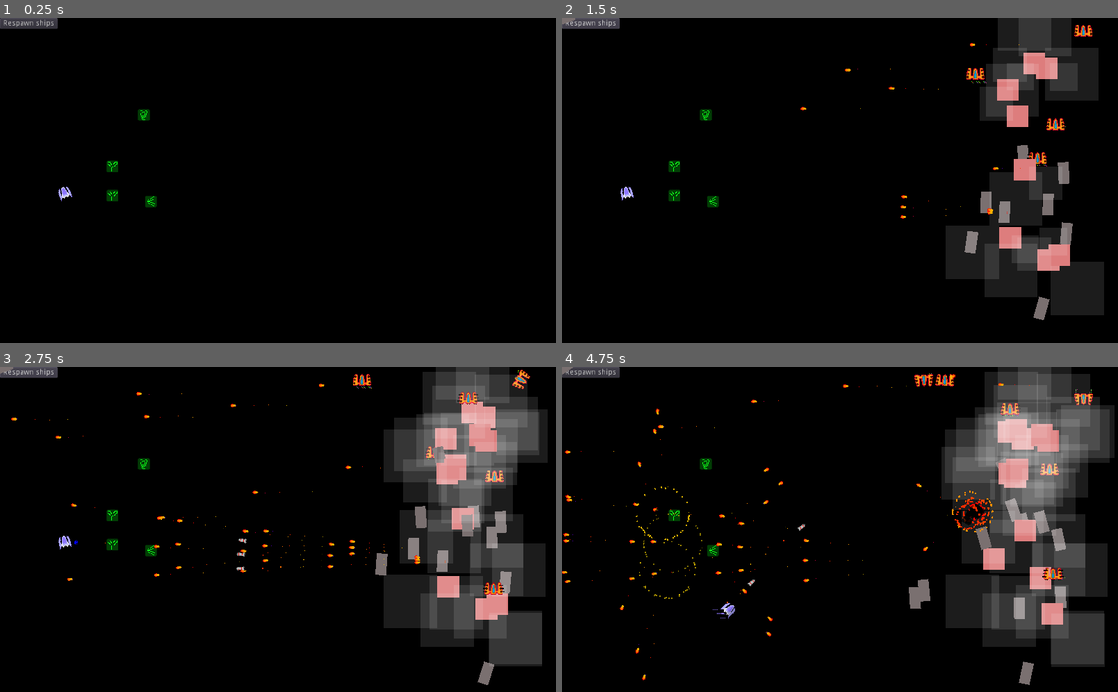
Above: before the commit, frames 1-4 (two rows, left to right).
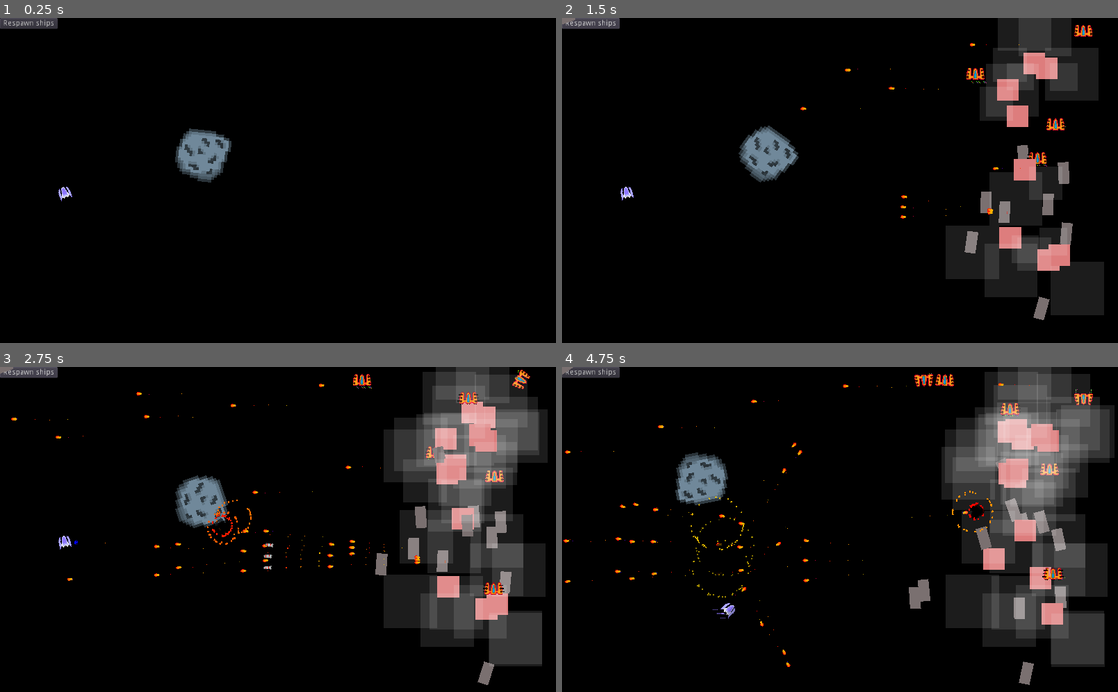
Above: after the commit, the same moments.

Repository: pigslyer/SlipspaceEscapades
Game: Godot game, scene res://Scenes/World.tscn
Two runs of this game, one before a commit and one after it. Both use one fixed random seed, a clock stepped at 60 frames per second and the inputs below. Sound files missing from this copy of the repository are replaced by a short silence.
Inputs (mouse positions are in pixels of both pictures, inside the frame that each line leads up to):
- Up to frame 1 (0.25 s): no input
- Up to frame 2 (1.5 s): click "Respawn ships" at 0.5 s; click "Respawn ships" at 1.25 s
- Up to frame 3 (2.75 s): click "Respawn ships" at 2 s
- Up to frame 4 (4.75 s): tap Enter (ui_accept) at 2.75, 3.02, 3.77 s; move the mouse to (962, 513) at 2.77 s; hold D (move_right) 2.78-3.53 s; hold Space (shoot) 2.78-3.53 s; move the mouse to (728, 545) at 3.52 s; hold S (move_down) 3.53-4.28 s; tap Q (test_powerup) at 3.6 s; move the mouse to (895, 458) at 4.27 s; hold D (move_right) from 4.28 s (still down); hold Space (shoot) from 4.28 s (still down)

The runs differ from the first frame. In frame 1, 1.5% of the frame differs, in the area x 19-42%, y 27-59%; in frame 2, 1.5%; in frame 3, 1.7%; in frame 4, 2.0%, in the area x 0-77%, y 2-97%.

Commit message:
Asteroids.
Creating asteroids that drop powerups and can move around.

Diff:
--- a/Assets/Asset Scenes/AsteroidModel.tscn
+++ b/Assets/Asset Scenes/AsteroidModel.tscn
@@ -48,7 +48,13 @@
 [sub_resource type="GradientTexture" id=4]
 gradient = SubResource( 3 )
 
+[sub_resource type="Curve" id=13]
+min_value = -500.0
+max_value = 500.0
+_data = [ Vector2( 0, 1 ), 0.0, 0.0, 0, 0, Vector2( 1, 1 ), 0.0, 0.0, 0, 0 ]
+
 [sub_resource type="CurveTexture" id=5]
+curve = SubResource( 13 )
 
 [sub_resource type="Curve" id=6]
 _data = [ Vector2( 0, 0 ), 0.0, 0.0, 0, 0, Vector2( 0.213483, 1 ), 0.788451, 0.788451, 0, 0, Vector2( 0.814607, 1 ), 0.0, -4.97013, 1, 0, Vector2( 1, 0.507955 ), 0.0, 0.0, 0, 0 ]
--- /dev/null
+++ b/Scenes/Asteroids/BigAsteroid.tscn
@@ -0,0 +1,22 @@
+[gd_scene load_steps=4 format=2]
+
+[ext_resource path="res://Assets/Asset Scenes/AsteroidModel.tscn" type="PackedScene" id=1]
+[ext_resource path="res://Scripts/Asteroids/BigAsteroid.gd" type="Script" id=2]
+
+[sub_resource type="CircleShape2D" id=1]
+radius = 50.0
+
+[node name="BigAsteroid" type="Area2D"]
+collision_layer = 8
+collision_mask = 192
+script = ExtResource( 2 )
+
+[node name="CollisionShape2D" type="CollisionShape2D" parent="."]
+shape = SubResource( 1 )
+
+[node name="AsteroidModel" parent="." instance=ExtResource( 1 )]
+scale = Vector2( 5, 5 )
+
+[node name="VisibilityNotifier2D" type="VisibilityNotifier2D" parent="."]
+
+[connection signal="area_entered" from="." to="." method="body_entered"]
--- /dev/null
+++ b/Scenes/Asteroids/SmallAsteroid.tscn
@@ -0,0 +1,20 @@
+[gd_scene load_steps=4 format=2]
+
+[ext_resource path="res://Assets/Asset Scenes/AsteroidModel.tscn" type="PackedScene" id=1]
+[ext_resource path="res://Scripts/Asteroids/SmallAsteroid.gd" type="Script" id=2]
+
+[sub_resource type="CircleShape2D" id=1]
+
+[node name="SmallAsteroid" type="Area2D"]
+collision_layer = 8
+collision_mask = 192
+script = ExtResource( 2 )
+
+[node name="CollisionShape2D" type="CollisionShape2D" parent="."]
+shape = SubResource( 1 )
+
+[node name="AsteroidModel" parent="." instance=ExtResource( 1 )]
+
+[node name="VisibilityNotifier2D" type="VisibilityNotifier2D" parent="."]
+
+[connection signal="area_entered" from="." to="." method="body_entered"]
--- a/Scenes/PowerupIcons/PowerupIconBase.tscn
+++ b/Scenes/PowerupIcons/PowerupIconBase.tscn
@@ -15,4 +15,6 @@
 
 [node name="PowerupIcons" parent="." instance=ExtResource( 1 )]
 
+[node name="VisibilityNotifier2D" type="VisibilityNotifier2D" parent="."]
+
 [connection signal="area_entered" from="." to="." method="player_entered"]
--- a/Scenes/World.tscn
+++ b/Scenes/World.tscn
@@ -1,11 +1,9 @@
-[gd_scene load_steps=9 format=2]
+[gd_scene load_steps=7 format=2]
 
 [ext_resource path="res://Scripts/World.gd" type="Script" id=1]
 [ext_resource path="res://Scenes/Player.tscn" type="PackedScene" id=2]
-[ext_resource path="res://Scenes/PowerupIcons/ShieldPowerup.tscn" type="PackedScene" id=3]
+[ext_resource path="res://Scenes/Asteroids/BigAsteroid.tscn" type="PackedScene" id=3]
 [ext_resource path="res://Scripts/Enemies/Enemies.gd" type="Script" id=4]
-[ext_resource path="res://Scenes/PowerupIcons/BarragePowerup.tscn" type="PackedScene" id=5]
-[ext_resource path="res://Scenes/PowerupIcons/ExplosivePowerup.tscn" type="PackedScene" id=6]
 
 [sub_resource type="RectangleShape2D" id=1]
 extents = Vector2( 509.5, 55 )
@@ -53,9 +51,6 @@
 [node name="Player" parent="." instance=ExtResource( 2 )]
 position = Vector2( 119, 323 )
 
-[node name="ShieldPowerup" parent="." instance=ExtResource( 3 )]
-position = Vector2( 265, 179 )
-
 [node name="EnemySpawnArea" type="Node2D" parent="."]
 
 [node name="TopLeft" type="Position2D" parent="EnemySpawnArea"]
@@ -64,17 +59,8 @@
 [node name="BottomRight" type="Position2D" parent="EnemySpawnArea"]
 position = Vector2( 988, 571 )
 
-[node name="BarragePowerup" parent="." instance=ExtResource( 5 )]
-position = Vector2( 278, 339 )
-
-[node name="ExplosivePowerup" parent="." instance=ExtResource( 6 )]
-position = Vector2( 207, 274 )
-
-[node name="ExplosivePowerup2" parent="." instance=ExtResource( 6 )]
-position = Vector2( 207, 274 )
-
-[node name="ExplosivePowerup3" parent="." instance=ExtResource( 6 )]
-position = Vector2( 207, 328 )
+[node name="BigAsteroid" parent="." instance=ExtResource( 3 )]
+position = Vector2( 373, 252 )
 
 [connection signal="pressed" from="Button" to="Enemies" method="spawn_ships"]
 [connection signal="timeout" from="GameplayCountdown" to="." method="_on_GameplayCountdown_timeout"]
--- /dev/null
+++ b/Scripts/Asteroids/BigAsteroid.gd
@@ -0,0 +1,61 @@
+extends Area2D
+
+const MAX_ROTATION_SPEED := 0.5;
+const MAX_SPEED := 5;
+
+const POWERUP_ICON_PRELOADS = [
+	preload("res://Scenes/PowerupIcons/HealthPowerup.tscn"),
+	preload("res://Scenes/PowerupIcons/FractalPowerup.tscn"),
+	preload("res://Scenes/PowerupIcons/BFLPowerup.tscn"),
+	preload("res://Scenes/PowerupIcons/ExplosivePowerup.tscn"),
+	preload("res://Scenes/PowerupIcons/FireratePowerup.tscn"),
+	preload("res://Scenes/PowerupIcons/BarragePowerup.tscn"),
+	preload("res://Scenes/PowerupIcons/ShieldPowerup.tscn"),
+	preload("res://Scenes/PowerupIcons/ArmorPowerup.tscn")
+]
+
+export(int) var strength = 10;
+export(int) var hp = 50;
+
+onready var visibility_notifier := $VisibilityNotifier2D;
+onready var asteroid_model := $AsteroidModel;
+
+var velocity := Vector2();
+var rotation_speed := 0.0;
+var dir := Vector2.RIGHT;
+var was_visible := false;
+
+func _ready():
+	velocity = dir * rand_range(0, MAX_SPEED);
+	rotation_speed = rand_range(0, MAX_ROTATION_SPEED);
+
+func _physics_process(delta):
+	global_position += velocity * delta;
+	rotation += rotation_speed * delta;
+
+	if(!visibility_notifier.is_on_screen() and was_visible):
+		queue_free();
+	if(!was_visible and visibility_notifier.is_on_screen()):
+		was_visible = true;
+
+func body_entered(entity):
+	if!(entity.is_in_group("Entity")):
+		hp -= entity.strength;
+		if(hp <= 0):
+			var new_index = randi() % Global.POWERUPS.size();
+			var player = get_tree().get_nodes_in_group("PLAYER")[0];
+			if(player.hp >= player.MAX_HP and new_index == 0):
+				while(new_index == 0):
+					new_index = randi() % Global.POWERUPS.size();
+
+			var new_powerup = POWERUP_ICON_PRELOADS[new_index].instance();
+			new_powerup.global_position = global_position;
+			get_parent().call_deferred("add_child", new_powerup);
+
+			queue_free();
+		else:
+			var diff = global_position - entity.global_position;
+			var entity_velocity = Vector2.RIGHT.rotated(entity.rotation) * entity.SPEED;
+			var rot_diff = entity_velocity.normalized().cross(diff.normalized()) * 0.1;
+			rotation_speed += rot_diff;
+			velocity += entity_velocity * entity.strength * 0.02;
--- /dev/null
+++ b/Scripts/Asteroids/SmallAsteroid.gd
@@ -0,0 +1,57 @@
+extends Area2D
+
+const MAX_ROTATION_SPEED := 2;
+const MAX_SPEED := 20;
+const DROP_CHANCE := 0.20;
+
+const POWERUP_ICON_PRELOADS = [
+	preload("res://Scenes/PowerupIcons/HealthPowerup.tscn"),
+	preload("res://Scenes/PowerupIcons/FractalPowerup.tscn"),
+	preload("res://Scenes/PowerupIcons/BFLPowerup.tscn"),
+	preload("res://Scenes/PowerupIcons/ExplosivePowerup.tscn"),
+	preload("res://Scenes/PowerupIcons/FireratePowerup.tscn"),
+	preload("res://Scenes/PowerupIcons/BarragePowerup.tscn"),
+	preload("res://Scenes/PowerupIcons/ShieldPowerup.tscn"),
+	preload("res://Scenes/PowerupIcons/ArmorPowerup.tscn")
+]
+
+export(int) var hp = 5;
+export(int) var strength = 2;
+
+onready var visibility_notifier := $VisibilityNotifier2D;
+onready var asteroid_model := $AsteroidModel;
+
+var velocity := Vector2();
+var rotation_speed := 0.0;
+var dir := Vector2.RIGHT;
+var was_visible := false;
+
+func _ready():
+	velocity = dir * rand_range(0, MAX_SPEED);
+	rotation_speed = rand_range(0, MAX_ROTATION_SPEED);
+
+func _physics_process(delta):
+	global_position += velocity * delta;
+	rotation += rotation_speed * delta;
+
+	if(!visibility_notifier.is_on_screen() and was_visible):
+		queue_free();
+	if(!was_visible and visibility_notifier.is_on_screen()):
+		was_visible = true;
+
+func body_entered(entity):
+	if!(entity.is_in_group("Entity")):
+		hp -= entity.strength;
+		if(hp <= 0):
+			if(randf() <= DROP_CHANCE):
+				var new_index = randi() % Global.POWERUPS.size();
+				var player = get_tree().get_nodes_in_group("PLAYER")[0];
+				if(player.hp >= player.MAX_HP and new_index == 0):
+					while(new_index == 0):
+						new_index = randi() % Global.POWERUPS.size();
+
+				var new_powerup = POWERUP_ICON_PRELOADS[new_index].instance();
+				new_powerup.global_position = global_position;
+				get_parent().call_deferred("add_child", new_powerup);
+
+			queue_free();
--- a/Scripts/Bullet.gd
+++ b/Scripts/Bullet.gd
@@ -6,8 +6,6 @@
 export(int) var strength = 1;
 
 onready var visibility_notifier := $VisibilityNotifier2D;
-
-var velocity : Vector2;
 
 func _physics_process(delta):
 	global_position += Vector2.RIGHT.rotated(rotation) * SPEED * delta;
--- a/Scripts/Player.gd
+++ b/Scripts/Player.gd
@@ -52,7 +52,8 @@
 var test_powerup := false;
 
 #POWERUP VARIABLES
-export(int) var hp = 3;
+export(int) var max_hp = 3;
+var hp = max_hp;
 var armor := 0;
 var powerups := {
 	"barrage": 0,
@@ -136,12 +137,11 @@
 		new_bullet2.collision_layer = 64;
 		parent.add_child(new_bullet2);
 
-
-
 func add_powerup(powerup) -> void:
 	match(powerup):
 		Global.POWERUPS.HEALTH:
-			hp += 1;
+			hp = max_hp;
+			pussy_timer.start();
 			emit_signal("OnPlayerHealthArmorChanged", hp, armor);
 		Global.POWERUPS.ARMOR:
 			armor += 1;
@@ -190,7 +190,7 @@
 
 	var new_bfl = bfl_scene.instance();
 	new_bfl.position = firing_position.position;
-	bfls.add_child(new_bfl);
+	bfls.call_deffered("add_child", new_bfl);
 	new_bfl.SetSoundSettings(1 + pitchMult * 0.1, 0);
 
 	for i in powerups["barrage"]:
@@ -233,6 +233,8 @@
 
 func body_entered(entity):
 	if(!entity.is_in_group("Powerups") && pussy_timer.is_stopped()):
-		hp -= 1; #Pussy move as well
+		if(armor > 0):
+			armor -= 1;
+		else:
+			hp -= 1;
 		pussy_timer.start();
-		print(hp);
--- a/Scripts/Powerups/ExplosiveMissile.gd
+++ b/Scripts/Powerups/ExplosiveMissile.gd
@@ -1,9 +1,9 @@
 class_name ExplosiveMissile
 extends Area2D
 
+const SPEED := 400;
+
 export(int) var strength = 2;
-
-var velocity := Vector2.RIGHT * 500;
 
 onready var timer := $Timer;
 onready var explosion_timer := $ExplosionTimer;
@@ -14,7 +14,7 @@
 	explosion_timer.start(rand_range(0.9, 1.1));
 
 func _physics_process(delta):
-	global_position += velocity.rotated(rotation) * delta;
+	global_position += (Vector2.RIGHT * SPEED).rotated(rotation) * delta;
 
 	if(!visibility_notifier.is_on_screen()):
 		queue_free();
--- a/Scripts/Powerups/PowerupIcon.gd
+++ b/Scripts/Powerups/PowerupIcon.gd
@@ -2,8 +2,24 @@
 
 export(Global.POWERUPS) var powerup_type;
 
+const ACCELERATION := 10;
+
+onready var visibility_notifier := $VisibilityNotifier2D;
+
+var was_visible := false;
+var velocity := Vector2();
+
 func _ready():
 	$PowerupIcons.ShowIcon(powerup_type);
+
+func _physics_process(delta):
+	if(was_visible and !visibility_notifier.is_on_screen()):
+		queue_free();
+	if(visibility_notifier.is_on_screen() and !was_visible):
+		was_visible = true;
+
+	velocity.x -= ACCELERATION * delta;
+	global_position += velocity * delta;
 
 func player_entered(player):
 	player.get_parent().add_powerup(powerup_type);
Not shown: 1 places in Assets/Asset Scenes/AsteroidModel.tscn that only renumber resources
